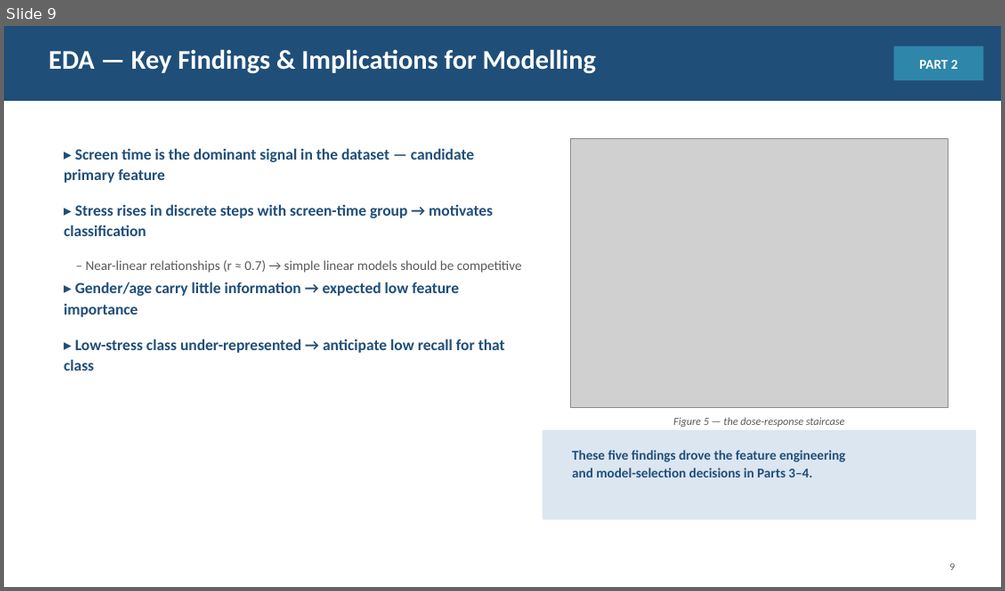
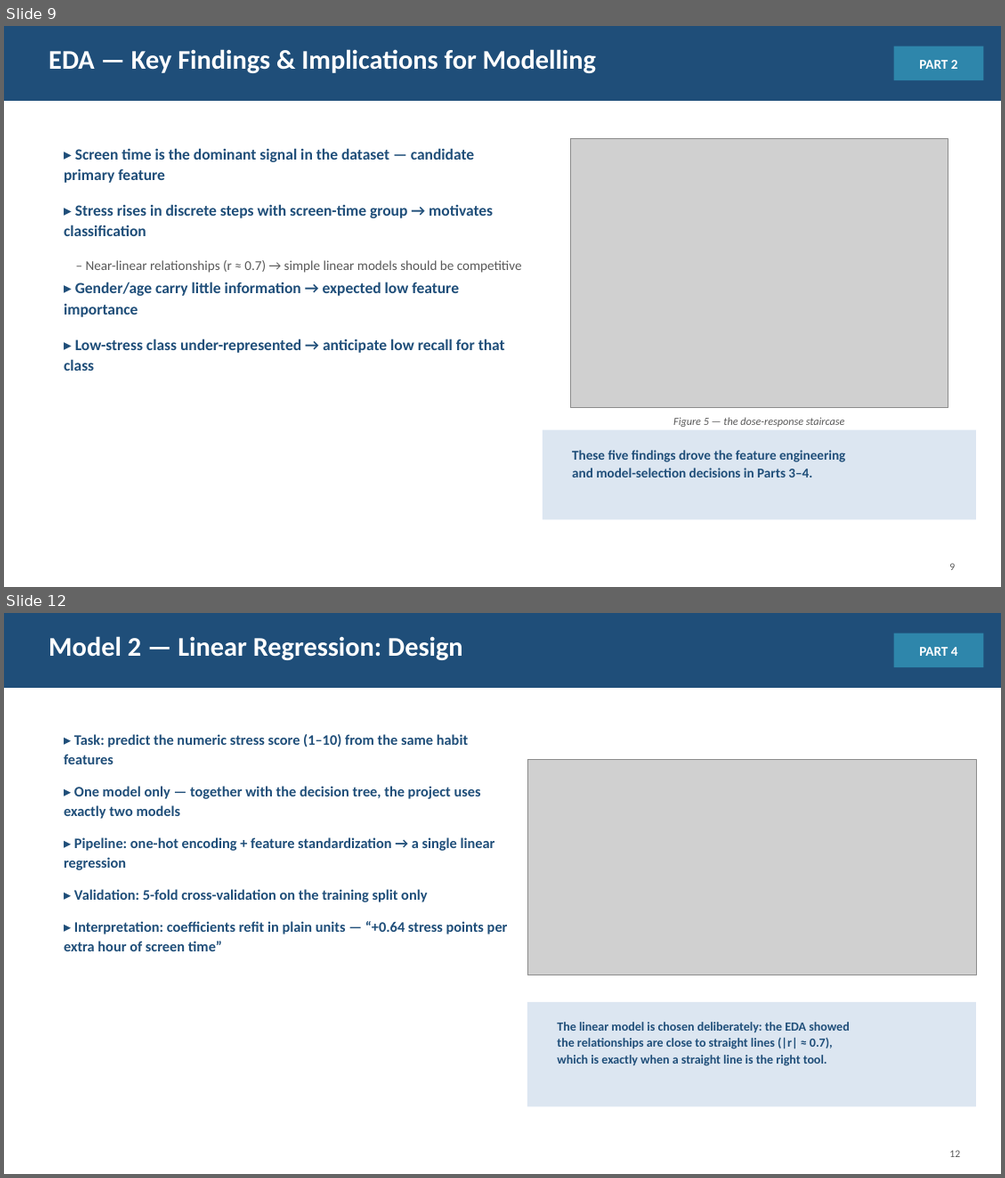
Before and after one commit to jaismine19/social-media-stress-analysis, a slide deck: presentation/Social_Media_Stress_Presentation.pptx. Shown one above the other, each under a label of ours: slide 9 before the commit, slides 9 and 12 after it; the slides between them are not shown. The pictures are 1005x591 and 1005x1178 pixels, drawn with LibreOffice and Linux fonts; fonts in the diff are those of the drawing; grey boxes stand for pictures. Boxes give left, top, right and bottom in pixels: in the first picture for what was removed or moved away, otherwise in the second. Text is boxed around its words. In the diff, an @@ line names an element or a change of style, - is before the commit and + after.

Commit message:
Update presentation to two-model design: single linear regression, remove clustering slide

```diff
--- a/presentation/Social_Media_Stress_Presentation.pptx
+++ b/presentation/Social_Media_Stress_Presentation.pptx
@@ slide 12 added at (x1=4, y1=613, x2=1001, y2=1174), background #FFFFFF @@
@@ rectangle added at (x1=4, y1=613, x2=1001, y2=688), fill #1F4E79 @@
@@ text added at (x1=48, y1=636, x2=463, y2=660), 26 pt, text #FFFFFF, bold @@
+Model 2 — Linear Regression: Design
@@ rectangle added at (x1=894, y1=633, x2=984, y2=667), fill #2E86AB @@
@@ text added at (x1=919, y1=647, x2=958, y2=656), 13 pt, text #FFFFFF, bold @@
+PART 4
@@ text added at (x1=64, y1=734, x2=508, y2=951), 14 pt, text #1F4E79, bold @@
+▸ Task: predict the numeric stress score (1–10) from the same habit features
+▸ One model only — together with the decision tree, the project uses exactly two models
+▸ Pipeline: one-hot encoding + feature standardization → a single linear regression
+▸ Validation: 5-fold cross-validation on the training split only
+▸ Interpretation: coefficients refit in plain units — “+0.64 stress points per extra hour of screen time”
@@ picture added at (x1=527, y1=760, x2=976, y2=975) @@
@@ rectangle added at (x1=527, y1=1002, x2=976, y2=1107), fill #DCE6F1 @@
@@ text added at (x1=656, y1=1009, x2=847, y2=1022), 10.5 pt, text #595959, italic @@
+Figure 9 — interpretable coefficients (top 8)
@@ text added at (x1=557, y1=1022, x2=849, y2=1066), 12 pt, text #1F4E79, bold @@
+The linear model is chosen deliberately: the EDA showed
+the relationships are close to straight lines (|r| ≈ 0.7),
+which is exactly when a straight line is the right tool.
@@ text added at (x1=949, y1=1150, x2=960, y2=1157), 10 pt, text #595959 @@
+12
```
Also in this commit, not shown: 10 slides changed, 2 slides removed, 2 other files.
